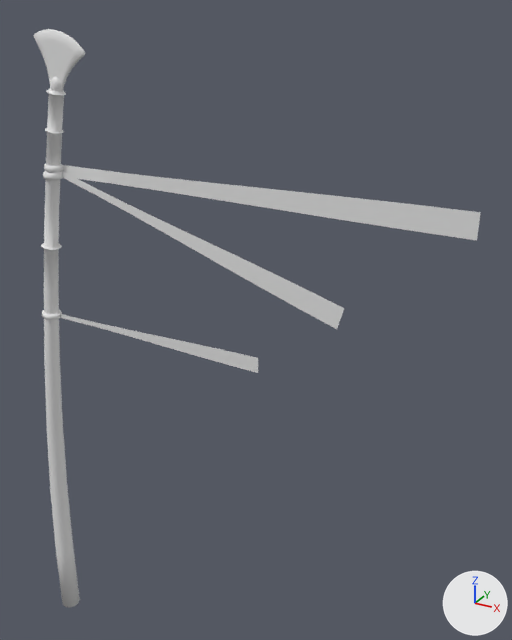
The FBX model ProjetFirstPerson/Assets/Art/3D/Fbx/Props/SM_Poteau.fbx: old version first, new version second.
The view is the same before and after, from a 50 mm camera at (-4.38, -1.56, 2.55) aimed at (-5.49, 0.45, 1.55). The lights are fixed; the arrows at lower right show +X, +Y and +Z. Where no turn or scale is listed for an object, it has been applied to the vertices.

Before the edit, the objects in view are built like this:
```python
me_mesh_001 = bpy.data.meshes.new('Mesh.001')
me_mesh_001.from_pydata(...)  # 994 vertices, 1976 faces; spans x -0.04..0.39, y -0.04..0.04, z 0.0..2.52
me_mesh_002 = bpy.data.meshes.new('Mesh.002')
me_mesh_002.from_pydata(...)  # 46 vertices, 22 faces; spans x -0.446..0.984, y -0.003..0.0, z -0.037..0.037
me_mesh_003 = bpy.data.meshes.new('Mesh.003')
me_mesh_003.from_pydata(...)  # 46 vertices, 22 faces; spans x -0.552..0.559, y -0.038..0.037, z -0.183..0.159
me_mesh_004 = bpy.data.meshes.new('Mesh.004')
me_mesh_004.from_pydata(...)  # 46 vertices, 22 faces; spans x -0.44..0.44, y -0.002..0.002, z -0.029..0.028
ob_poteau_l = bpy.data.objects.new('Poteau_l', me_mesh_001)
ob_poteau_l.location = (-6.385, 0.255, -0.029)
ob_ruban_01_l = bpy.data.objects.new('Ruban_01_l', me_mesh_002)
ob_ruban_01_l.location = (-5.718, 0.268, 2.037)
ob_ruban_02_l = bpy.data.objects.new('Ruban_02_l', me_mesh_003)
ob_ruban_02_l.location = (-5.617, 0.222, 1.885)
ob_ruban_03_l = bpy.data.objects.new('Ruban_03_l', me_mesh_004)
ob_ruban_03_l.location = (-5.818, 0.264, 1.475)
```
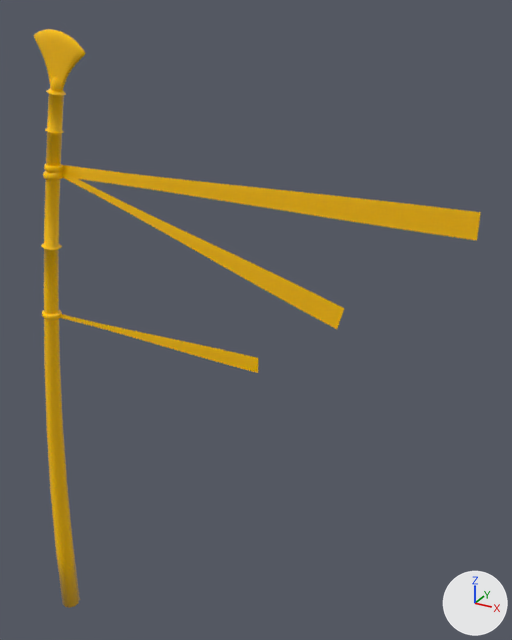
Patch to the scene script:
```diff
--- a/ProjetFirstPerson/Assets/Art/3D/Fbx/Props/SM_Poteau.fbx.py
+++ b/ProjetFirstPerson/Assets/Art/3D/Fbx/Props/SM_Poteau.fbx.py
@@ mat_material__23 @@
+mat_material__23 = principled_material('Material #23')
+mat_material__23.base_color = (1.0, 0.541, 0.0)  # yellow #ffc200
+mat_material__23.roughness = 0.0
@@ me_mesh_002 @@
 me_mesh_002.from_pydata(...)  # 46 vertices, 22 faces; spans x -0.446..0.984, y -0.003..0.0, z -0.037..0.037
+me_mesh_002.materials.append(mat_material__23)  # yellow #ffc200
@@ me_mesh_003 @@
 me_mesh_003.from_pydata(...)  # 46 vertices, 22 faces; spans x -0.552..0.559, y -0.038..0.037, z -0.183..0.159
+me_mesh_003.materials.append(mat_material__23)  # yellow #ffc200
@@ me_mesh_001 @@
 me_mesh_001.from_pydata(...)  # 994 vertices, 1976 faces; spans x -0.04..0.39, y -0.04..0.04, z 0.0..2.52
+me_mesh_001.materials.append(mat_material__23)  # yellow #ffc200
@@ me_mesh_004 @@
 me_mesh_004.from_pydata(...)  # 46 vertices, 22 faces; spans x -0.44..0.44, y -0.002..0.002, z -0.029..0.028
+me_mesh_004.materials.append(mat_material__23)  # yellow #ffc200
```

Changed parts and their boxes [x1, y1, x2, y2] in the pictures (512 x 640 px):
'Poteau_l', recoloured (grey to yellow): [34, 29, 85, 608] in both
'Ruban_01_l', recoloured (grey to yellow): [62, 165, 481, 240] in both
'Ruban_02_l', recoloured (grey to yellow): [61, 171, 344, 329] in both
'Ruban_03_l', recoloured (grey to yellow): [60, 314, 258, 373] in both
